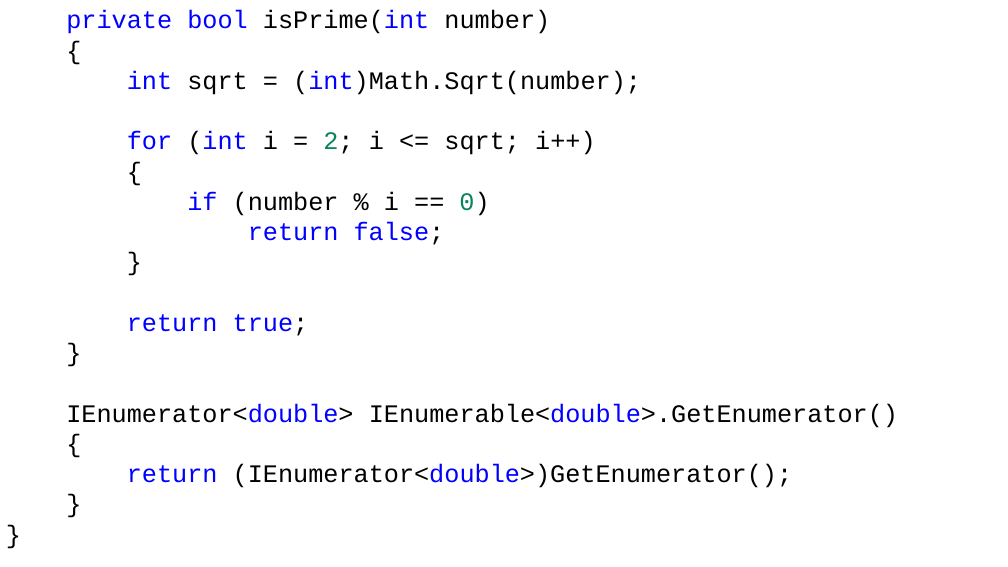
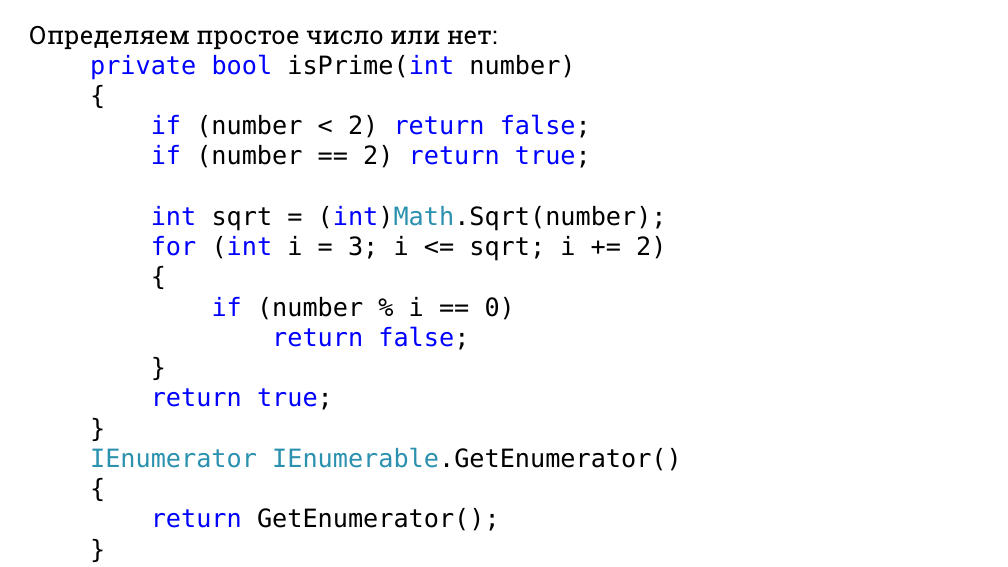
Before and after one commit to DaniilKlyukin/ITiP-2, a slide deck: slide 51 of Лекции/ИТиП 2 лек 4.pptx (slide 33 before the commit). Drawn at 1008x567 pixels with LibreOffice and Linux fonts; fonts in the diff are those of the drawing. Boxes give left, top, right and bottom in pixels: in the first picture for what was removed or moved away, otherwise in the second. Text is boxed around its words. In the diff, an @@ line names an element or a change of style, - is before the commit and + after.

```diff
--- a/Лекции/ИТиП 2 лек 4.pptx
+++ b/Лекции/ИТиП 2 лек 4.pptx
@@ text "Определяем простое число или нет:": place and size @@
-text "Определяем простое число или нет:" at [66, 10, 898, 488]
+text "Определяем простое число или нет:" at [29, 25, 682, 531]
@@ text at [29, 25, 497, 49]: paragraph added @@
+Определяем простое число или нет:
@@ text at [90, 54, 667, 410]: font Courier New to DejaVu Sans Mono, highlight none to #FFFFFF in "private bool isPrime(int number)", "{", "int sqrt = (int)Math.Sqrt(number);", "{" and 8 more places; text colour #000000 to #2B91AF in "(int)Math.Sqrt(number);"; text colour #098658 to #000000 in "0)" @@
@@ text at [151, 114, 591, 168]: paragraphs added @@
+if (number < 2) return false;
+if (number == 2) return true;
@@ text at [151, 236, 666, 261]: text changed; font Courier New to DejaVu Sans Mono @@
-for (int i = 2; i <= sqrt; i++)
+for (int i = 3; i <= sqrt; i += 2)
@@ text at [90, 447, 682, 471]: text changed; font Courier New to DejaVu Sans Mono; text colour #000000 to #2B91AF @@
-IEnumerator<double> IEnumerable<double>.GetEnumerator()
+IEnumerator IEnumerable.GetEnumerator()
@@ text at [151, 508, 500, 531]: text changed; font Courier New to DejaVu Sans Mono @@
-return (IEnumerator<double>)GetEnumerator();
+return GetEnumerator();
```
Also in this commit, not shown: 47 other slides changed, 20 slides added, 1 slide removed.
